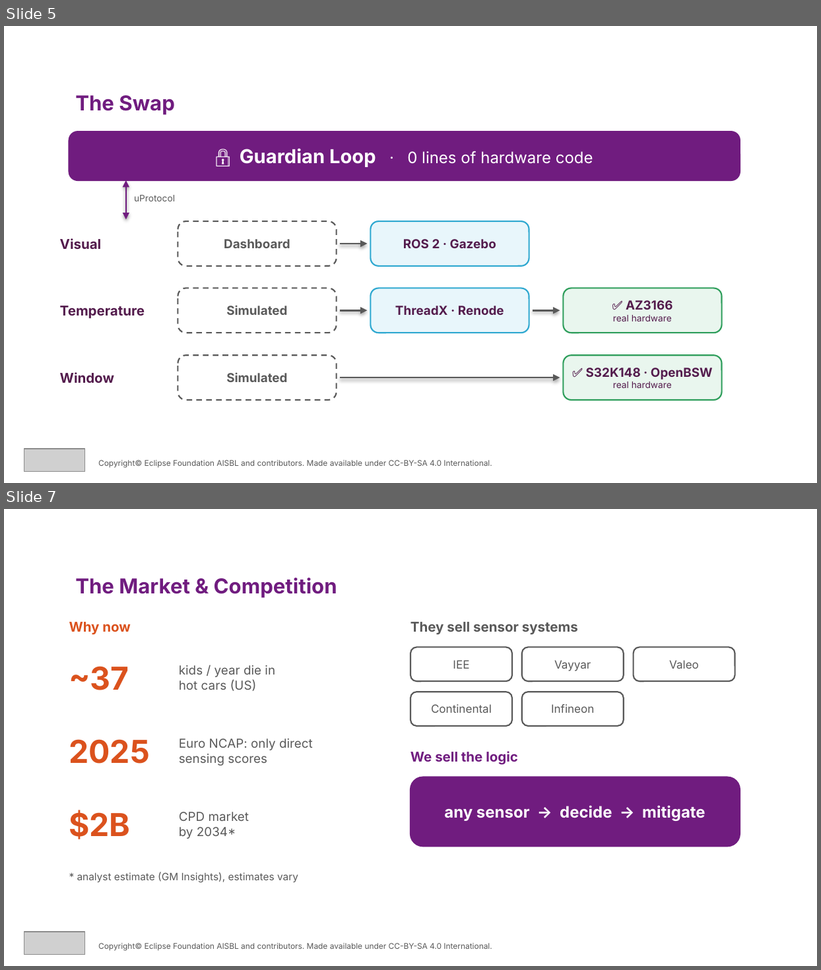
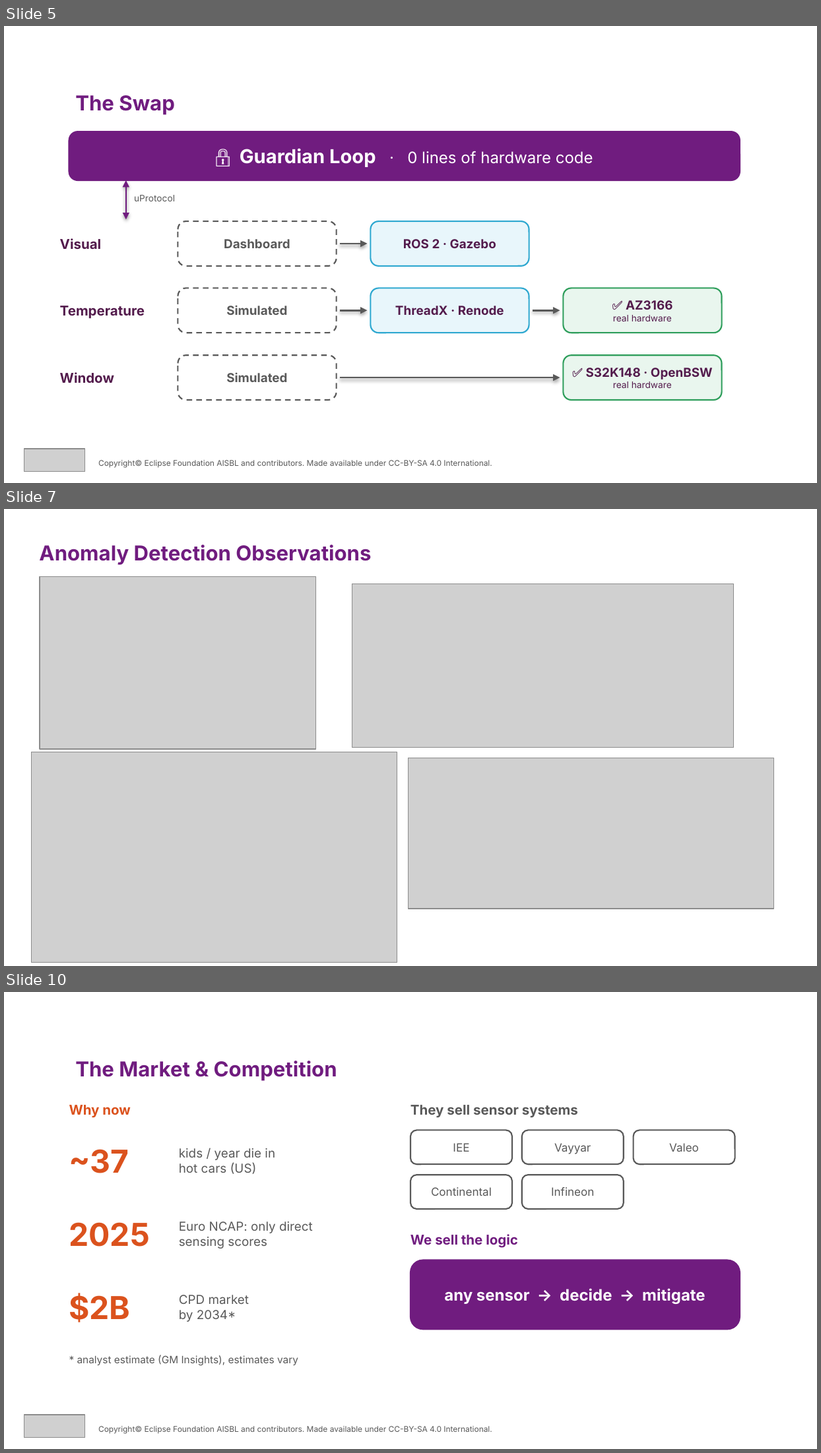
Before and after one commit to Eclipse-SDV-Hackathon-Chapter-Four/Bare-Metal-Mafia, a slide deck: pitch/Bare-Metal-Mafia_Pitch.pptx. Shown one above the other, each under a label of ours: slides 5 and 7 before the commit, slides 5, 7 and 10 after it; the slides between them are not shown. The pictures are 821x970 and 821x1453 pixels, drawn with LibreOffice and Linux fonts; fonts in the diff are those of the drawing; grey boxes stand for pictures. Boxes give left, top, right and bottom in pixels: in the first picture for what was removed or moved away, otherwise in the second. Text is boxed around its words. In the diff, an @@ line names an element or a change of style, - is before the commit and + after.

```diff
--- a/pitch/Bare-Metal-Mafia_Pitch.pptx
+++ b/pitch/Bare-Metal-Mafia_Pitch.pptx
@@ slide 7 added at [4, 509, 817, 966], background #FFFFFF @@
@@ text added at [39, 545, 371, 565], 18.2 pt, text #701C7F, bold @@
+Anomaly Detection Observations
@@ picture added at [40, 576, 316, 749] @@
@@ picture added at [352, 584, 733, 747] @@
@@ picture added at [31, 752, 397, 962] @@
@@ picture added at [408, 758, 774, 909] @@
@@ what was slide 7 is now slide 10 @@
```
Also in this commit, not shown: 2 slides changed, 2 other slides added.
